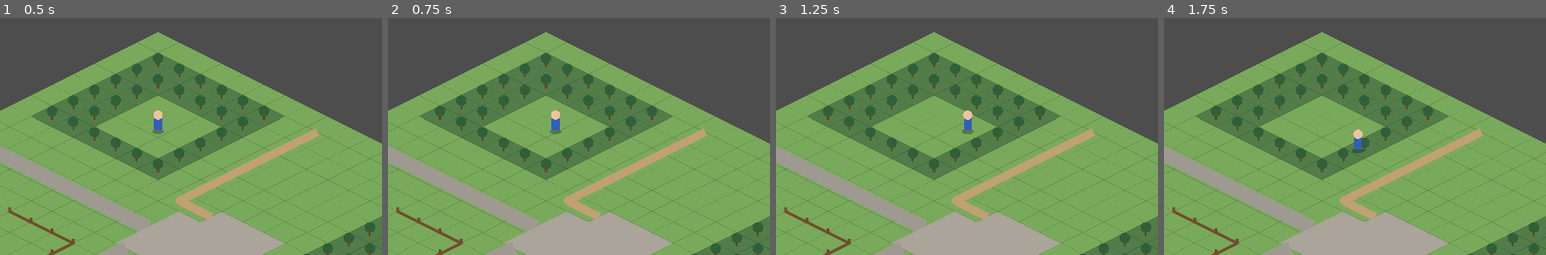
Above: before the commit, frames 1-4 (left to right).
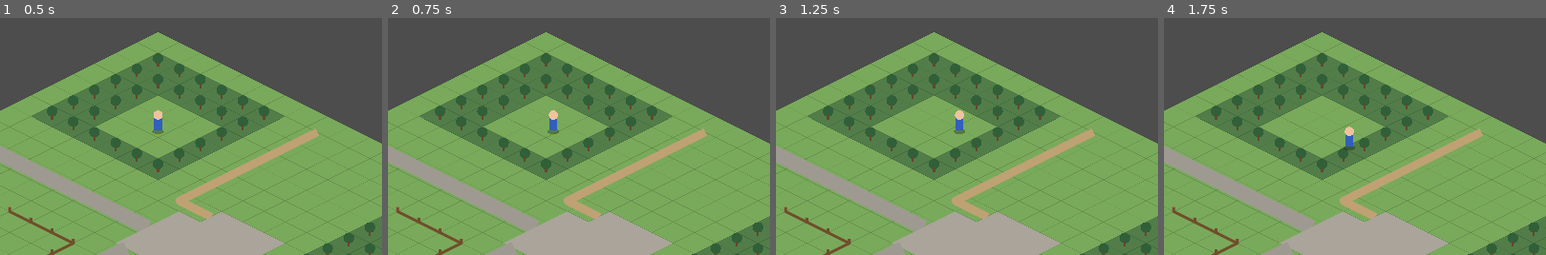
Above: after the commit, the same moments.

Repository: hkolberg/lille-gaardsliv
Game: Godot game, scene res://main.tscn
Same seed, same stepped clock (60 frames per second), same inputs: the game is played once before the commit and once after it.
Inputs (mouse positions are % of the whole screen's width and height, from its top left):
- Up to frame 1 (0.5 s): no input
- Up to frame 2 (0.75 s): tap Enter at 0.5 s; move the mouse to (72, 48) at 0.52 s; hold D (move_right) from 0.53 s (still down); click (72, 48) at 0.67 s
- Up to frame 3 (1.25 s): keep holding D (move_right)
- Up to frame 4 (1.75 s): move the mouse to (30, 59) at 1.27 s; release D (move_right) at 1.28 s; hold S (move_down) from 1.28 s (still down)
The pictures show only the part of the screen within x 29-79%, y 7-57%; the shares and areas given below are measured in that part.

Frame 1 is identical in both runs. In frame 2, 0.1% of the frame differs, in the area x 41-46%, y 38-49%; in frame 3, 0.4%; in frame 4, 0.4%, in the area x 47-53%, y 45-58%.

Commit message:
Reduce base walking speed

Diff:
--- a/godot/main.gd
+++ b/godot/main.gd
@@ -7,7 +7,7 @@
 const TILE_W := 64.0
 const TILE_H := 32.0
 const ORIGIN := Vector2(576, 70)
-const WALK_SPEED := 145.0
+const WALK_SPEED := 110.0
 
 enum Dir { N = 1, E = 2, S = 4, W = 8 }
 
